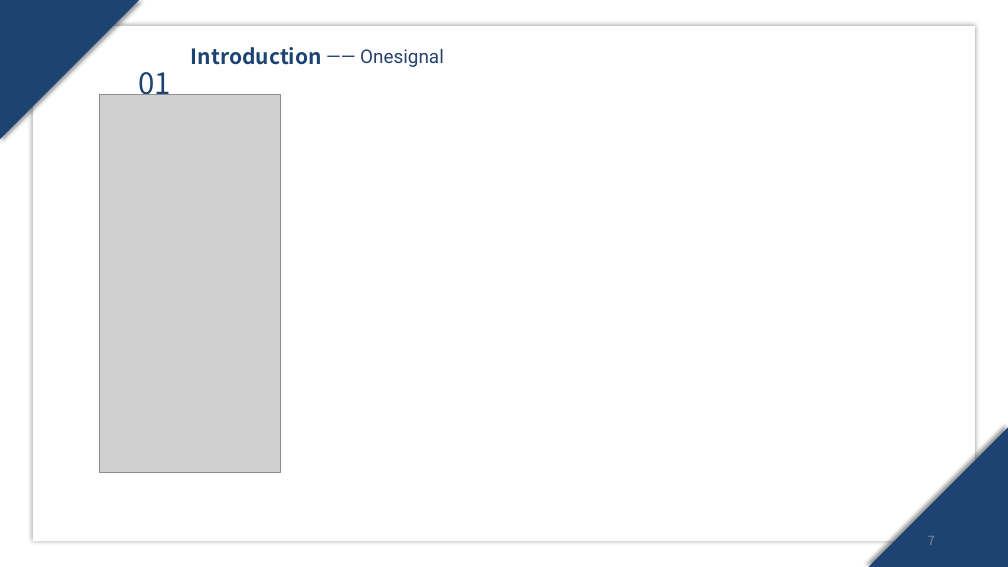
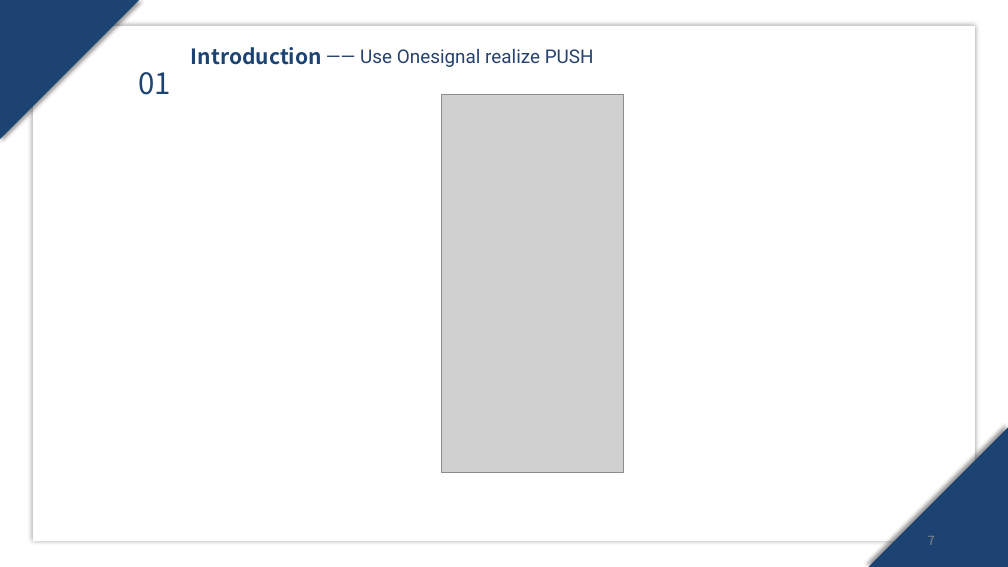
Before and after one commit to SuperRun/Yom, a slide deck: slide 7 of document/work report.pptx. Drawn at 1008x567 pixels with LibreOffice and Linux fonts; fonts in the diff are those of the drawing; grey boxes stand for pictures; background and template pictures are left out. Boxes give left, top, right and bottom in pixels: in the first picture for what was removed or moved away, otherwise in the second. Text is boxed around its words. In the diff, an @@ line names an element or a change of style, - is before the commit and + after.

```diff
--- a/document/work report.pptx
+++ b/document/work report.pptx
@@ text at (x1=360, y1=49, x2=594, y2=67): text changed @@
-—— Onesignal
+—— Use Onesignal realize PUSH
@@ picture moved from (x1=99, y1=95, x2=281, y2=473) to (x1=442, y1=95, x2=623, y2=473) @@
```
Also in this commit, not shown: 4 other slides changed.
